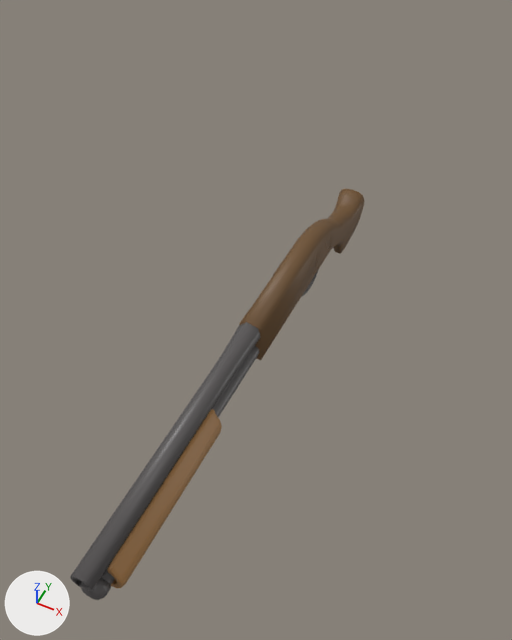
What one commit did to the OBJ model resources/maps/sawed-off.obj.
Before and after are seen from a camera (50 mm lens) standing at (0.11, -2.52, 2.46) and looking at (-1.01, -0.28, -0.34). Lighting does not change. The marker at lower left points along +X, +Y and +Z. Mesh edges are drawn as thin lines on the coarser meshes. Where no turn or scale is listed for an object, it has been applied to the vertices.

The first picture shows 'corps_poignee_sawed-off.000', 'culasse_sawed-off.000_culasse_sawed-off.001'.
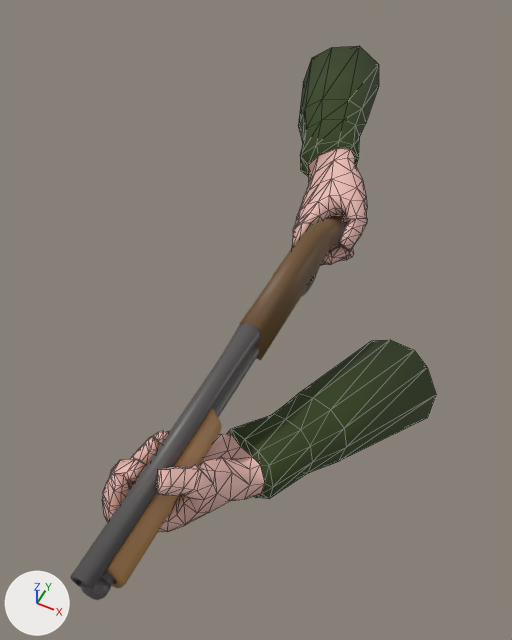
The newer file is also turned or shifted as a whole; pictures and numbers use the older file's frame.

The change, as a diff of the scene's bpy script:
```diff
--- a/resources/maps/sawed-off.obj.py
+++ b/resources/maps/sawed-off.obj.py
@@ mat_material_006 @@
+mat_material_006 = principled_material('Material.006')
+mat_material_006.base_color = (0.839, 0.503, 0.456)  # pink #ecbcb4
+mat_material_006.roughness = 0.526
@@ mat_default_obj @@
+mat_default_obj = principled_material('Default_OBJ')
+mat_default_obj.base_color = (0.0306, 0.0536, 0.00773)  # dark green #314115
+mat_default_obj.roughness = 0.853
@@ me_armmesh_mesh @@
+me_armmesh_mesh.from_pydata(...)  # 636 vertices, 1264 faces; spans x -1.52..0.02, y -2.01..1.42, z -0.88..0.14
+me_armmesh_mesh.polygons.foreach_set('use_smooth', [True] * 1264)
+# faces by material slot: [1091, 173]
+me_armmesh_mesh.materials.append(mat_material_006)  # pink #ecbcb4
+me_armmesh_mesh.materials.append(mat_default_obj)  # dark green #314115
@@ ob_armmesh_mesh @@
+ob_armmesh_mesh = bpy.data.objects.new('armmesh_Mesh', me_armmesh_mesh)
+ob_armmesh_mesh.location = (-0.045, 0.317, 0.081)
```

Location of each change, (x1, y1, x2, y2) in pixels of the pictures (512 x 640 px):
'armmesh_Mesh', added
    after: (102, 46, 436, 532)
    faces in mat_default_obj (dark green #314115): (227, 46, 436, 499)
    faces in mat_material_006 (pink #ecbcb4): (102, 148, 367, 532)
